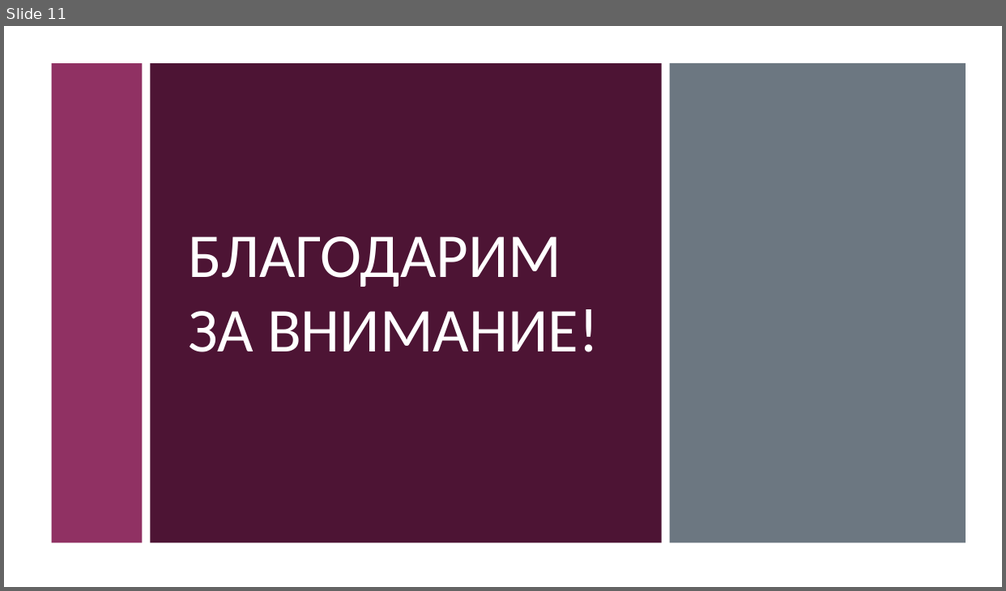
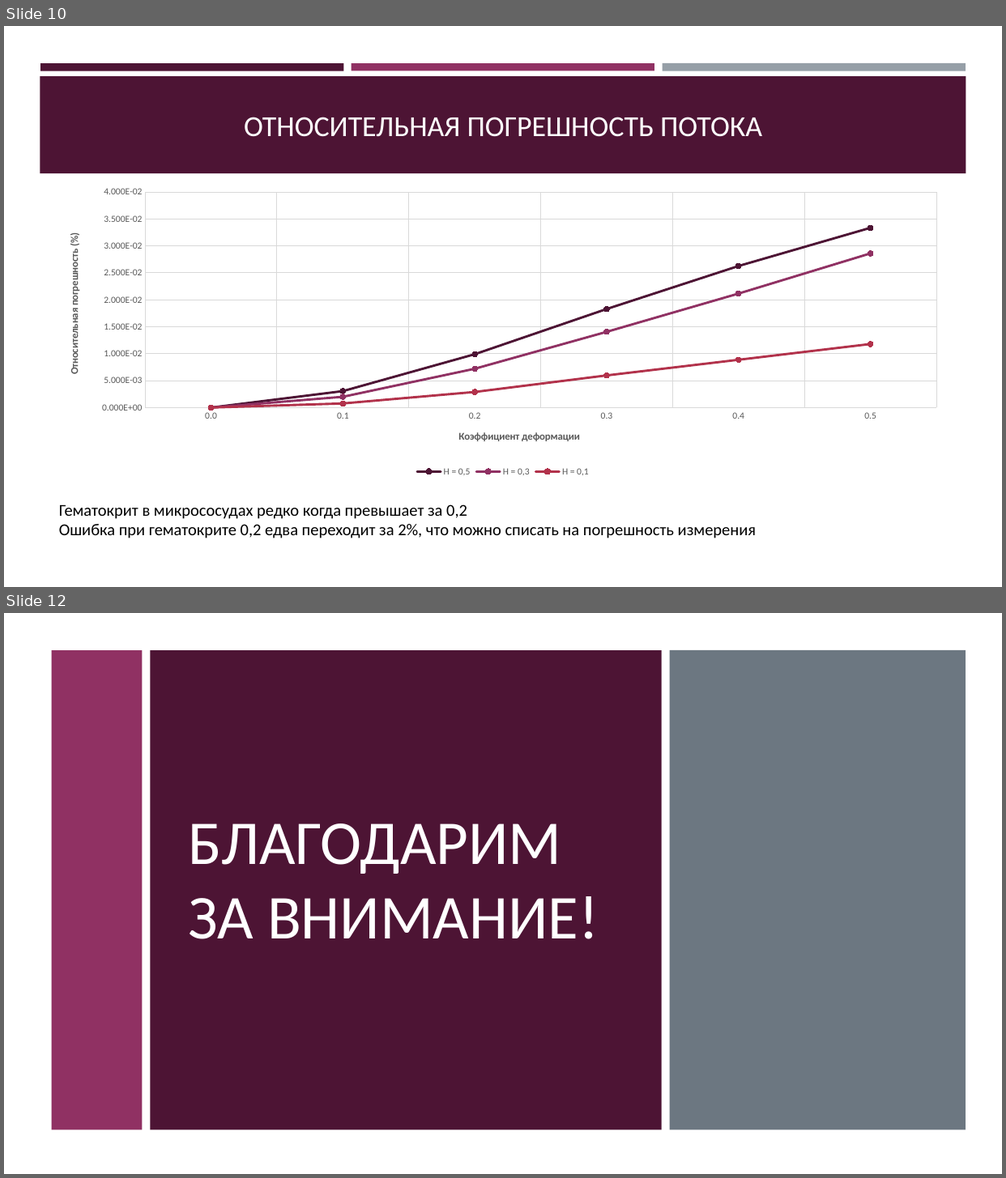
Before and after one commit to Jrol123/Blood_Science, a slide deck: f_docs/Презентация.pptx. Shown one above the other, each under a label of ours: slide 11 before the commit, slides 10 and 12 after it; the slides between them are not shown. The pictures are 1006x591 and 1006x1178 pixels, drawn with LibreOffice and Linux fonts; fonts in the diff are those of the drawing. Boxes give left, top, right and bottom in pixels: in the first picture for what was removed or moved away, otherwise in the second. Text is boxed around its words. In the diff, an @@ line names an element or a change of style, - is before the commit and + after.

```diff
--- a/f_docs/Презентация.pptx
+++ b/f_docs/Презентация.pptx
@@ slide 10 added at [4, 26, 1002, 587], background #FFFFFF @@
@@ rectangle added at [40, 63, 344, 71], fill #4D1434 @@
@@ rectangle added at [351, 63, 654, 71], fill #903163 @@
@@ rectangle added at [662, 63, 965, 71], fill #969FA7 @@
@@ rectangle added at [40, 76, 966, 173], fill #4D1434 @@
@@ title added at [244, 117, 762, 137], 28 pt, text #FFFFFF @@
+ОТНОСИТЕЛЬНАЯ ПОГРЕШНОСТЬ ПОТОКА
@@ line chart added at [52, 181, 955, 480] @@
+categories: 0, 0.1, 0.2, 0.3, 0.4, 0.5
+H = 0,5: 0, 0.003, 0.01, 0.018, 0.026, 0.033
+H = 0,3: 0, 0.002, 0.007, 0.014, 0.021, 0.029
+H = 0,1: 0, 0.001, 0.003, 0.006, 0.009, 0.012
@@ text added at [59, 505, 756, 539], 16 pt, text #000000 @@
+Гематокрит в микрососудах редко когда превышает за 0,2
+Ошибка при гематокрите 0,2 едва переходит за 2%, что можно списать на погрешность измерения
@@ what was slide 11 is now slide 12 @@
```
Also in this commit, not shown: 6 slides changed, 2 other files.
